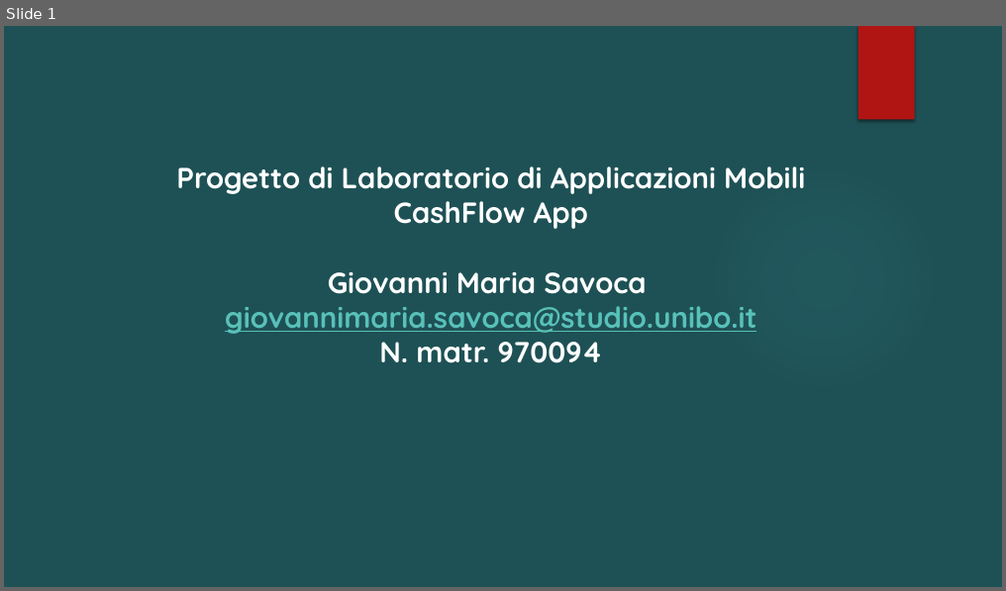
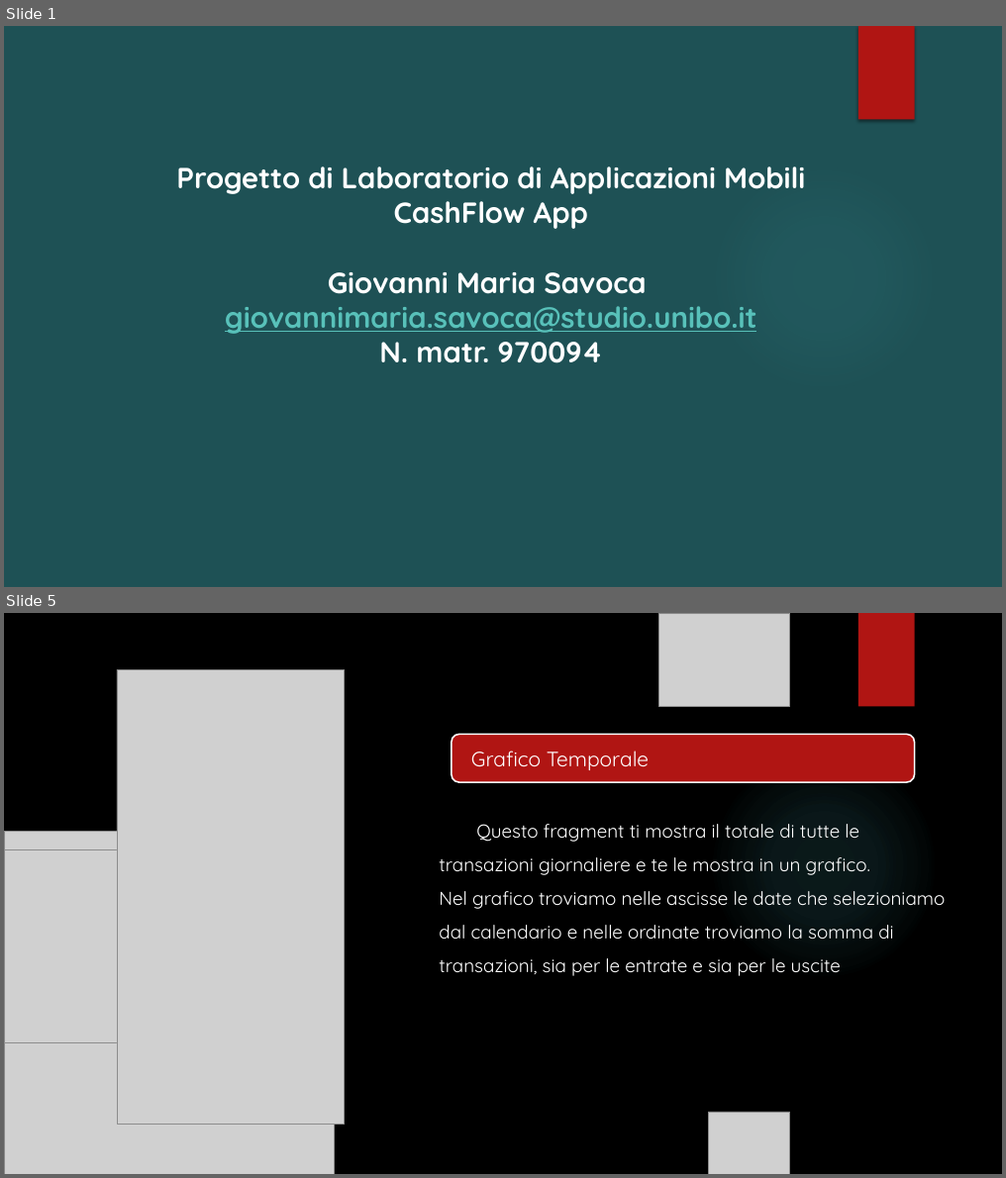
Before and after one commit to Giosc4/CashFlowApp, a slide deck: Docu/Presentazione standard1.pptx. Shown one above the other, each under a label of ours: slide 1 before the commit, slides 1 and 5 after it; the slides between them are not shown. The pictures are 1006x591 and 1006x1178 pixels, drawn with LibreOffice and Linux fonts; fonts in the diff are those of the drawing; grey boxes stand for pictures; background and template pictures are left out. Boxes give left, top, right and bottom in pixels: in the first picture for what was removed or moved away, otherwise in the second. Text is boxed around its words. In the diff, an @@ line names an element or a change of style, - is before the commit and + after.

```diff
--- a/Docu/Presentazione standard1.pptx
+++ b/Docu/Presentazione standard1.pptx
@@ slide 5 added at bbox=[4, 613, 1002, 1174], background picture (left out); not listed: 1 template element that a slide beside it also shows @@
@@ picture added at bbox=[659, 613, 790, 707] @@
@@ rectangle added at bbox=[858, 613, 915, 707], fill #B01513 @@
@@ picture added at bbox=[117, 669, 345, 1125] @@
@@ rounded rectangle added at bbox=[451, 735, 915, 783], fill #B01513, outline #FFFFFF 1.5 pt @@
@@ text added at bbox=[471, 751, 648, 770], 20 pt, text #FFFFFF @@
+Grafico Temporale
@@ ellipse added at bbox=[709, 750, 939, 980], fill gradient #50B9C1 @@
@@ picture added at bbox=[4, 832, 334, 1174] @@
@@ picture added at bbox=[4, 850, 129, 1044] @@
@@ text added at bbox=[439, 824, 944, 976], 18 pt, text #FFFFFF @@
+Questo fragment ti mostra il totale di tutte le transazioni giornaliere e te le mostra in un grafico.
+Nel grafico troviamo nelle ascisse le date che selezioniamo dal calendario e nelle ordinate troviamo la somma di transazioni, sia per le entrate e sia per le uscite
@@ picture added at bbox=[709, 1112, 790, 1174] @@
```
Also in this commit, not shown: 9 other slides added, 1 slide removed, 10 other files.
